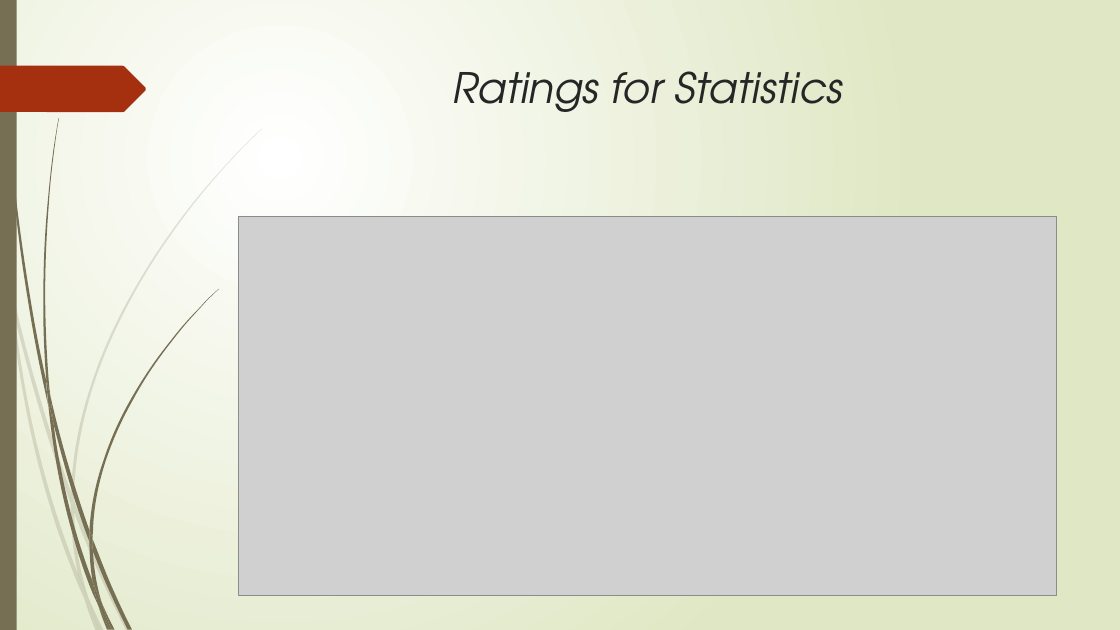
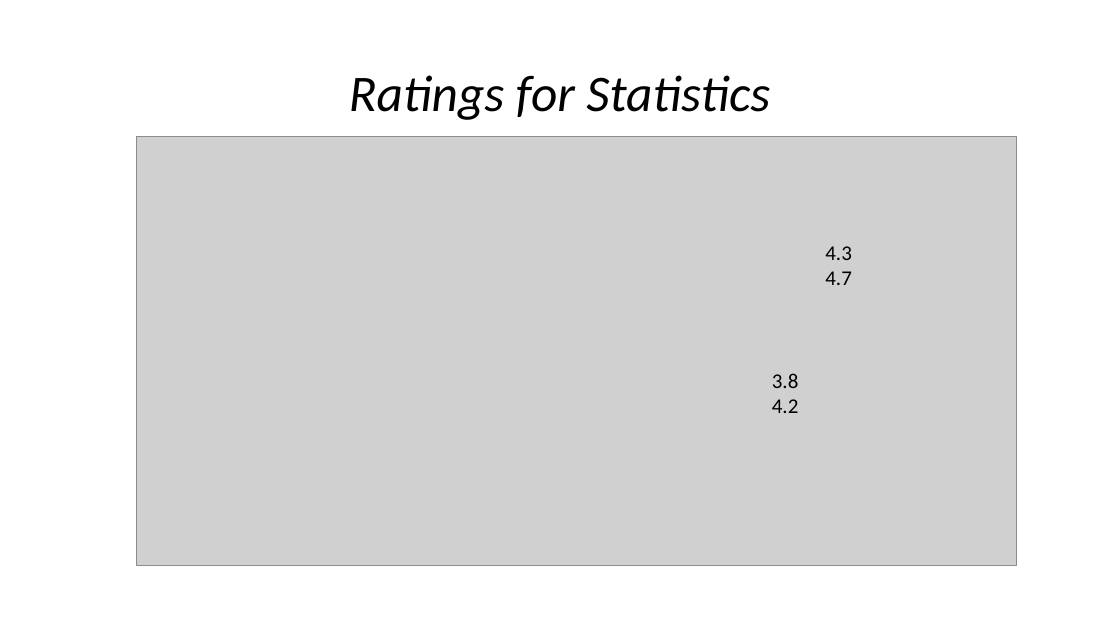
Before and after one commit to Khamanna/Udemy-Selenium, a slide deck: slide 6 of PPUdemyPresentation.pptx (slide 12 before the commit). Drawn at 1120x630 pixels with LibreOffice and Linux fonts; fonts in the diff are those of the drawing; grey boxes stand for pictures. Boxes give left, top, right and bottom in pixels: in the first picture for what was removed or moved away, otherwise in the second. Text is boxed around its words. In the diff, an @@ line names an element or a change of style, - is before the commit and + after.

```diff
--- a/PPUdemyPresentation.pptx
+++ b/PPUdemyPresentation.pptx
@@ background gradient #FFFFFF to #DFE8C4 to #FFFFFF @@
@@ rectangle removed at [0, 0, 17, 630] @@
@@ title "Ratings for Statistics": place and size @@
-title "Ratings for Statistics" at [452, 71, 842, 112]
+title "Ratings for Statistics" at [349, 75, 770, 120]
@@ title "Ratings for Statistics" at [349, 75, 770, 120]: size 36 to 44 pt, font TeX Gyre Adventor to Calibri, text colour #262626 to #000000; line spacing 1 to 0.9; vertical alignment top to middle @@
@@ freeform shape removed at [0, 66, 146, 112] @@
@@ picture: place and size @@
-picture at [239, 217, 1058, 596]
+picture at [136, 136, 1017, 565]
@@ text added at [825, 246, 852, 285], 18 pt, text #000000 @@
+4.3 4.7
@@ text added at [772, 373, 799, 413], 18 pt, text #000000 @@
+3.8
+4.2
@@ group removed at [0, 129, 262, 630]: 10 freeform shapes @@
@@ group removed at [3, 0, 218, 630]: 12 freeform shapes @@
```
Also in this commit, not shown: 11 other slides changed, 5 slides added, 5 slides removed, 1 other file.
